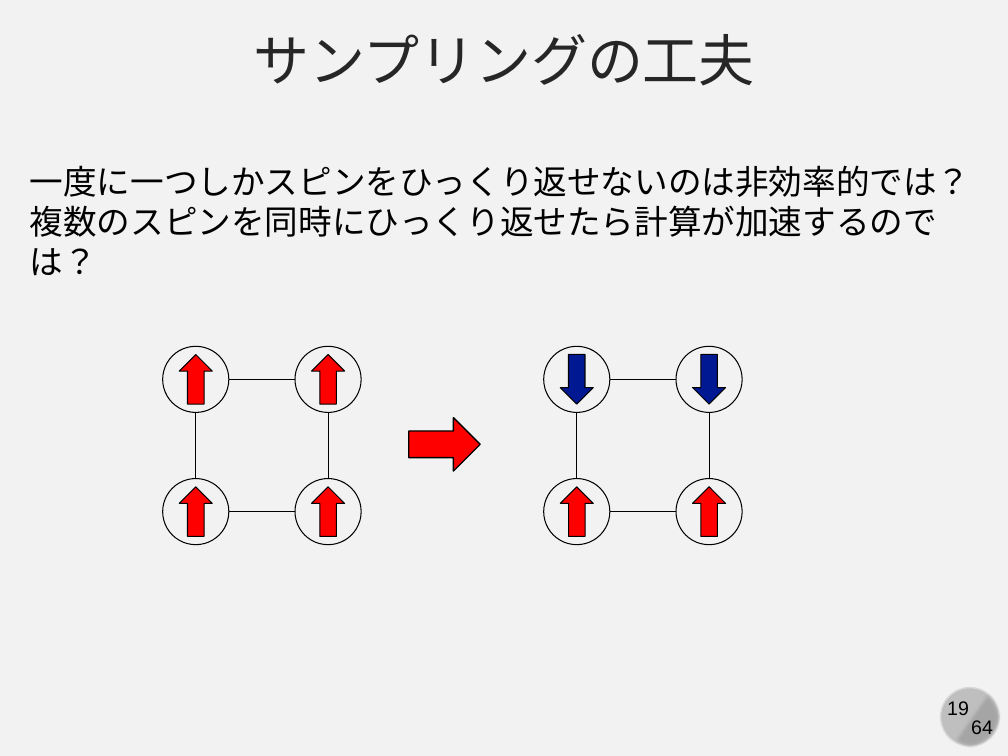
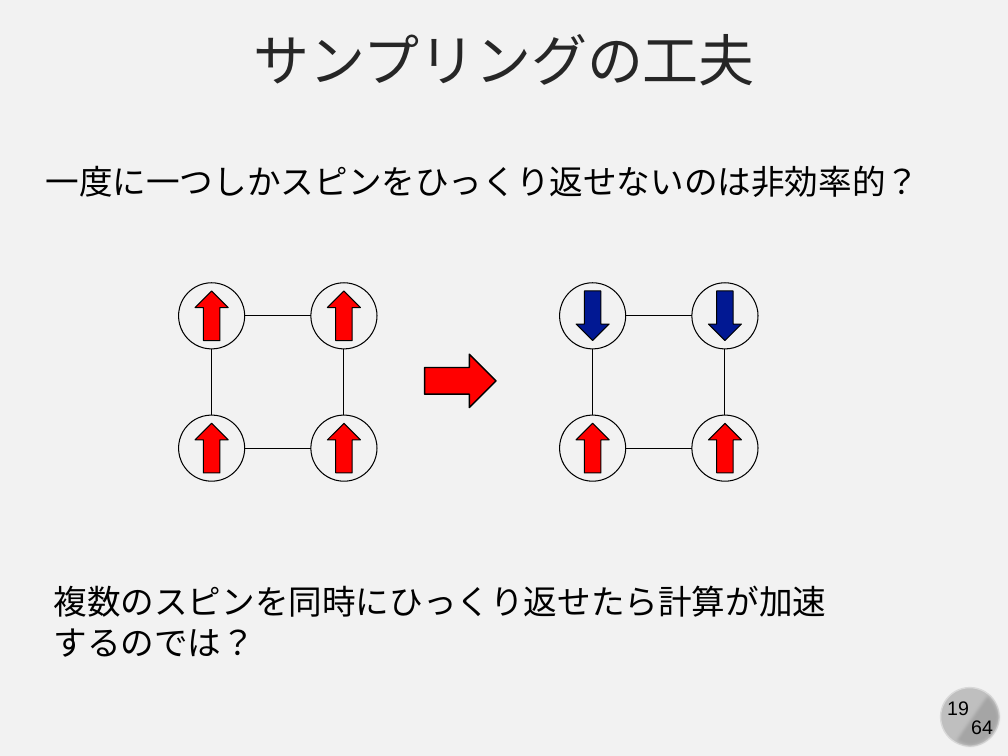
Before and after one commit to kaityo256/simulation_engineering, a slide deck: slide 19 of 04_mc_advanced/simulation04.pptx. Drawn at 1008x756 pixels with LibreOffice and Linux fonts; fonts in the diff are those of the drawing. Boxes give left, top, right and bottom in pixels: in the first picture for what was removed or moved away, otherwise in the second. Text is boxed around its words. In the diff, an @@ line names an element or a change of style, - is before the commit and + after.

Commit message:
updates

```diff
--- a/04_mc_advanced/simulation04.pptx
+++ b/04_mc_advanced/simulation04.pptx
@@ text at (x1=46, y1=165, x2=920, y2=197): text changed @@
-一度に一つしかスピンをひっくり返せないのは非効率的では？
-複数のスピンを同時にひっくり返せたら計算が加速するのでは？
+一度に一つしかスピンをひっくり返せないのは非効率的？
@@ 8 ellipses, 8 down arrows, 8 lines, 1 right arrow moved together from (x1=162, y1=347, x2=743, y2=545) to (x1=178, y1=283, x2=758, y2=482) @@
@@ text added at (x1=53, y1=585, x2=826, y2=657), 24 pt, text #000000 @@
+複数のスピンを同時にひっくり返せたら計算が加速するのでは？
```
Also in this commit, not shown: 2 other slides changed, 2 slides added.
